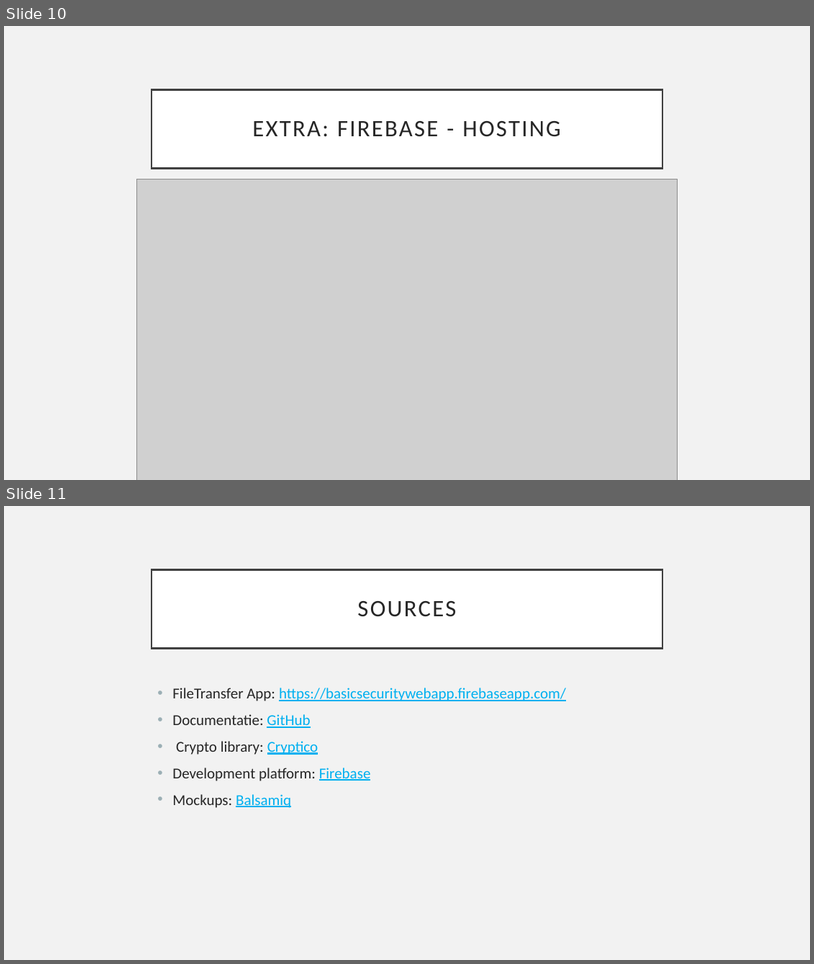
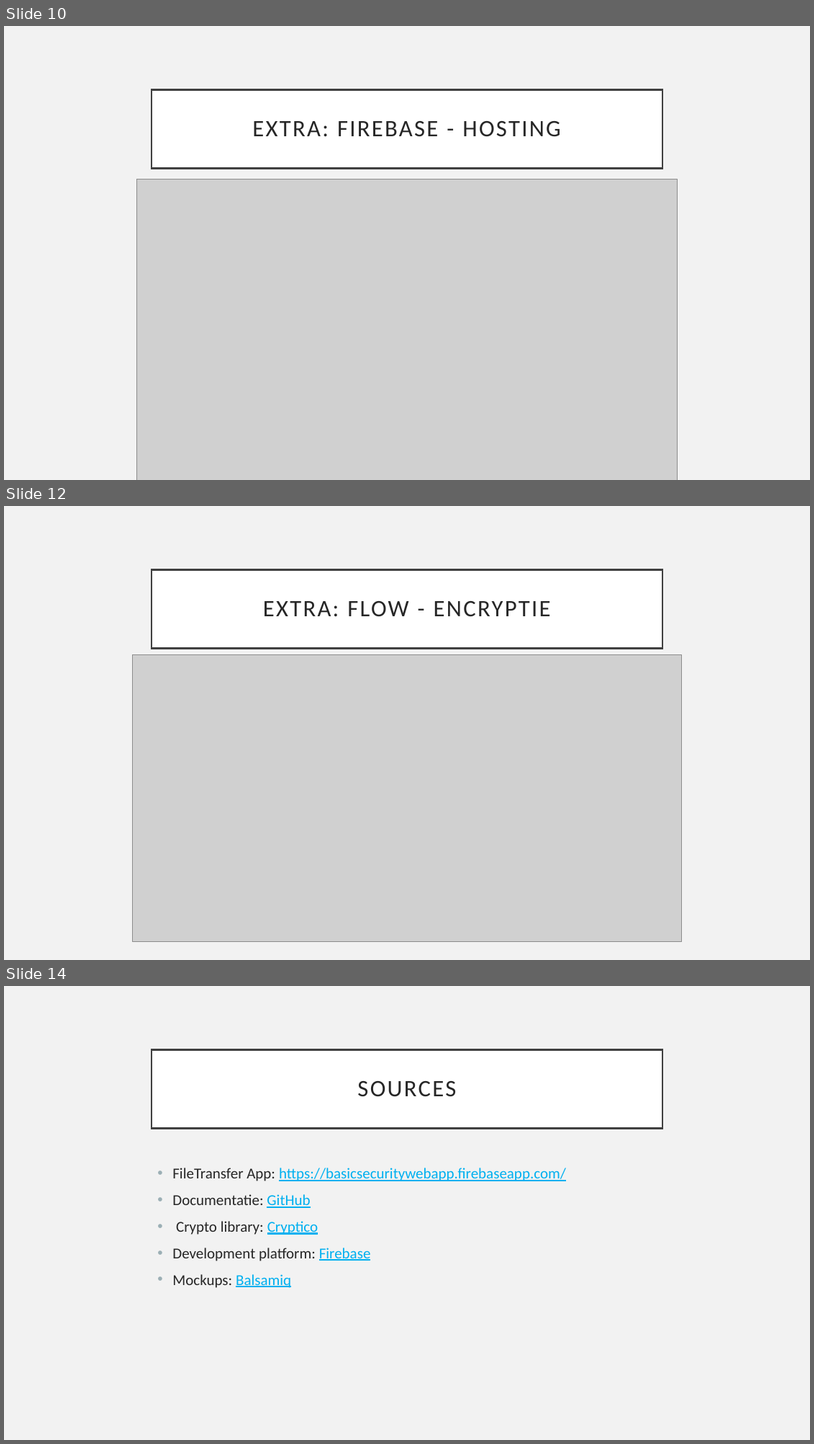
Before and after one commit to marielLatellaBarros/BasicSecurityWebApp, a slide deck: BS_WebApp.pptx. Shown one above the other, each under a label of ours: slides 10 and 11 before the commit, slides 10, 12 and 14 after it; the slides between them are not shown. The pictures are 814x964 and 814x1444 pixels, drawn with LibreOffice and Linux fonts; fonts in the diff are those of the drawing; grey boxes stand for pictures. Boxes give left, top, right and bottom in pixels: in the first picture for what was removed or moved away, otherwise in the second. Text is boxed around its words. In the diff, an @@ line names an element or a change of style, - is before the commit and + after.

```diff
--- a/BS_WebApp.pptx
+++ b/BS_WebApp.pptx
@@ slide 12 added at [4, 506, 810, 960], background #F2F2F2 @@
@@ title added at [152, 569, 663, 648], fill #FFFFFF, outline #404040 2.5 pt, 28 pt, text #262626 @@
+EXTRA: FLOW - ENCRYPTIE
@@ picture added at [133, 654, 682, 941] @@
@@ what was slide 11 is now slide 14 @@
```
Also in this commit, not shown: 3 slides changed, 2 other slides added.
